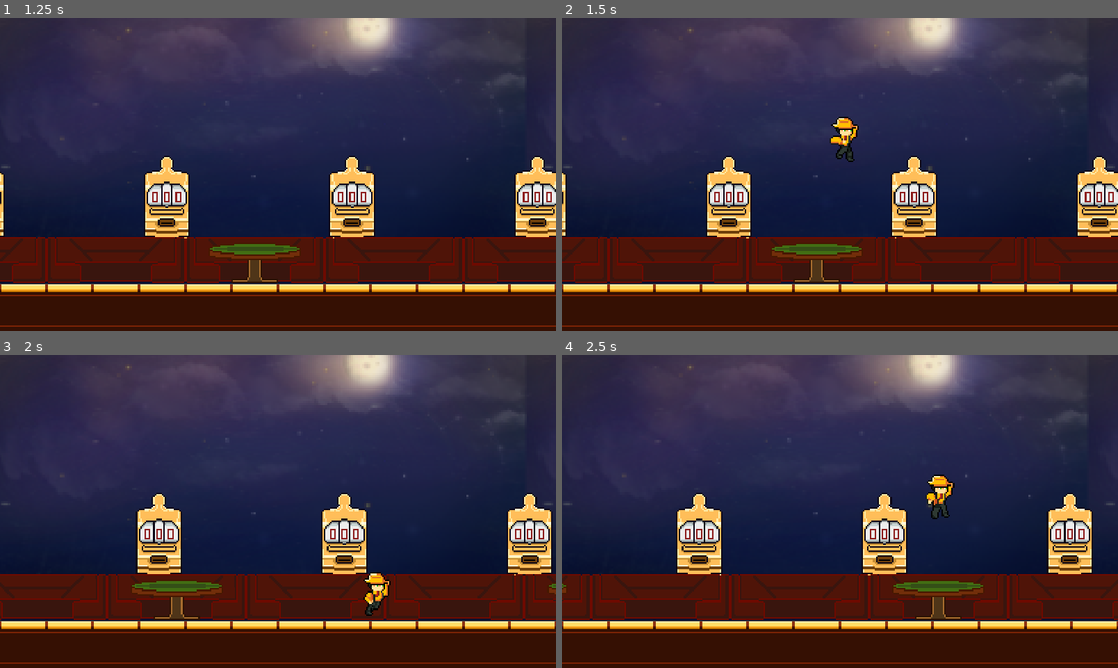
Above: before the commit, frames 1-4 (two rows, left to right).
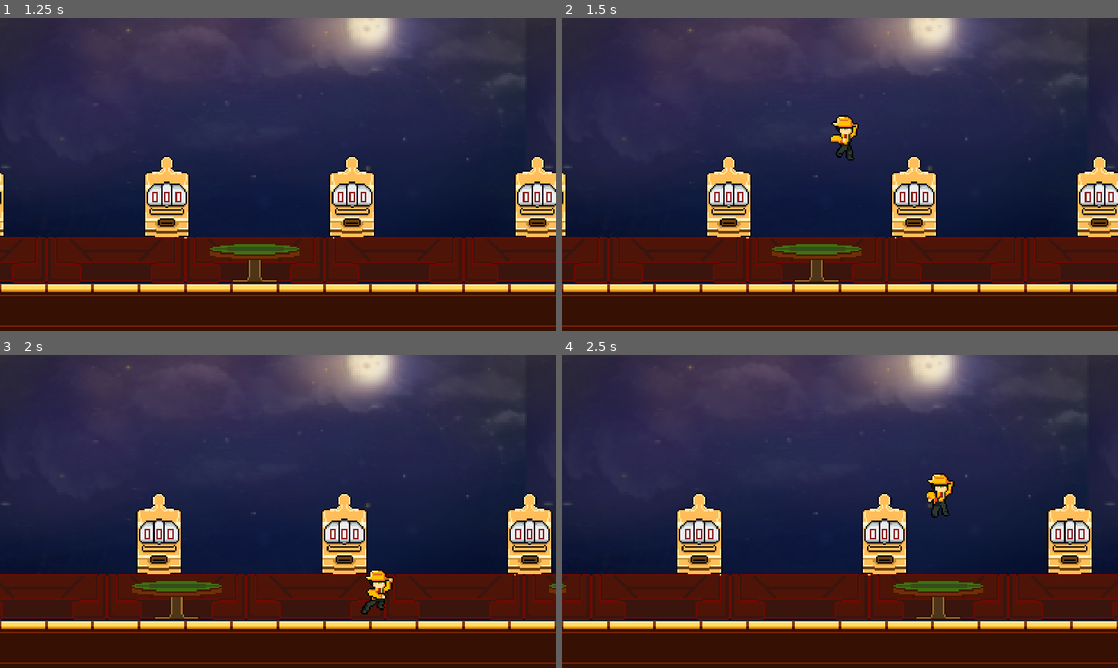
Above: after the commit, the same moments.

Repository: Ruilesser/GamePop
Game: Godot game, scene res://scenes/game/Start_Menu.tscn
Two runs of this game, one before a commit and one after it. Both use one fixed random seed, a clock stepped at 60 frames per second and the inputs below.
Inputs:
- Up to frame 1 (1.25 s): click "Play Game!" at 0.5 s
- Up to frame 2 (1.5 s): tap Enter (ui_accept) at 1.25 s; hold Right (ui_right) from 1.28 s (still down)
- Up to frame 3 (2 s): keep holding Right (ui_right); tap Enter (ui_accept) at 1.52 s
- Up to frame 4 (2.5 s): keep holding Right (ui_right); tap Enter (ui_accept) at 2.27 s

Frame 1 is identical in both runs. In frame 2, 0.3% of the frame differs, in the area x 48-54%, y 31-46%; in frame 3, 0.5%, in the area x 64-71%, y 68-84%; in frame 4, 0.3%.

Commit message:
sliding mechanic

Diff:
--- a/scenes/player/Player.gd
+++ b/scenes/player/Player.gd
@@ -7,6 +7,7 @@
 const DECEL_RATE = 15.0
 var direction : float
 enum {IDLE, RUN, JUMP, SKID, SLIDE}
+const SLIDING_SPEED = SPEED + 15
 
 var movement_state: int = IDLE
 
@@ -39,21 +40,27 @@
 	if Input.is_action_just_pressed("ui_accept") and is_on_floor():
 		velocity.y = JUMP_VELOCITY
 
+	if Input.is_action_pressed("ui_down"):
+		#keep sliding as long as button is held
+		#momentum is locked here
+		#print("helloegstgh")
+		movement_state = SLIDE
+		if((%AnimatedSprite2D.flip_h)):
+			velocity.x = move_toward(velocity.x,SLIDING_SPEED*-1,DECEL_RATE)
+		else:
+			velocity.x = move_toward(velocity.x,SLIDING_SPEED, DECEL_RATE)
+		move_and_slide()
+		return
+
 	if is_on_floor():
-		if velocity.x != 0:
-			movement_state = RUN
-		else:
-			movement_state = IDLE
-
 		# Get the input direction and handle the movement/deceleration.
-		# As good practice, you should replace UI actions with custom gameplay actions.
 		direction = Input.get_axis("ui_left", "ui_right")
-		if direction:#move in the directionsdadwsa
+		if direction: #move in the directionsdadwsa
 			if direction == 1:
 				%AnimatedSprite2D.flip_h = false
 			else:
 				%AnimatedSprite2D.flip_h = true
-			#movement_state = SKID
+			movement_state = RUN
 			velocity.x = SPEED * direction
 		else:#stop moving
 			if(velocity.x == 0):
--- a/scenes/player/Player.tscn
+++ b/scenes/player/Player.tscn
@@ -9,7 +9,7 @@
 [ext_resource type="Texture2D" uid="uid://28plp1k5jgod" path="res://assets/sprites/player/SLIDE.png" id="7_541qn"]
 
 [sub_resource type="RectangleShape2D" id="RectangleShape2D_1ghtk"]
-size = Vector2(21, 24)
+size = Vector2(20, 24)
 
 [sub_resource type="AtlasTexture" id="AtlasTexture_pwe4b"]
 atlas = ExtResource("2_puxw3")
@@ -226,14 +226,14 @@
 visible = false
 position = Vector2(0.75, 8)
 shape = SubResource("RectangleShape2D_1ghtk")
+disabled = true
 
 [node name="StandingCol" type="CollisionShape2D" parent="."]
-position = Vector2(2.5, 3)
+position = Vector2(3, 3)
 shape = SubResource("RectangleShape2D_1ghtk")
 
 [node name="AnimatedSprite2D" type="AnimatedSprite2D" parent="."]
 unique_name_in_owner = true
+position = Vector2(0, -1)
 sprite_frames = SubResource("SpriteFrames_lkk0i")
 animation = &"run"
-frame = 5
-frame_progress = 0.557091
